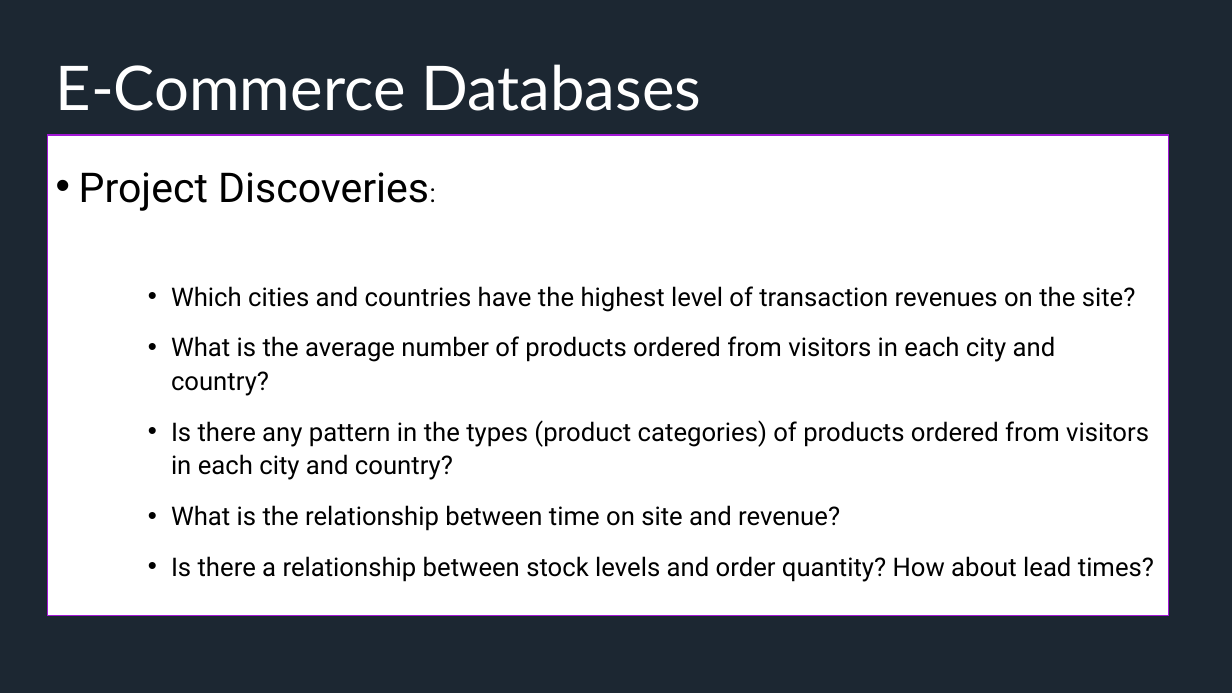
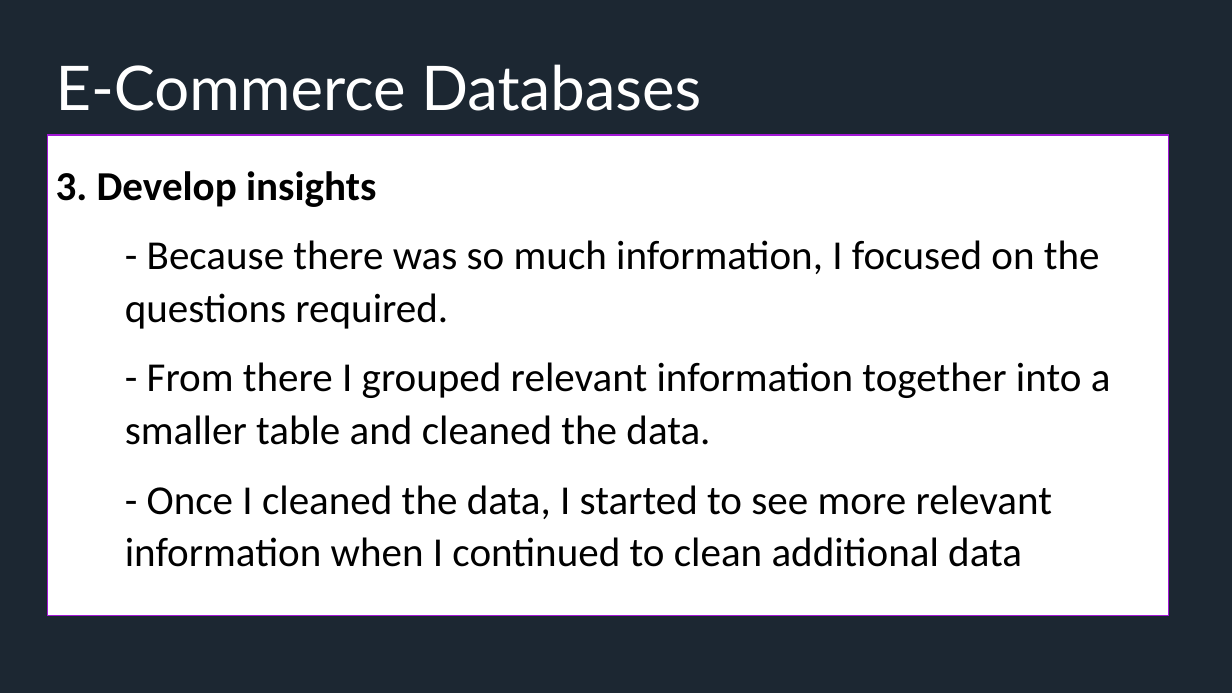
Before and after one commit to latleger/SQL-Project, a slide deck: slide 4 of presentation.pptx. Drawn at 1232x693 pixels with LibreOffice and Linux fonts; fonts in the diff are those of the drawing. Boxes give left, top, right and bottom in pixels: in the first picture for what was removed or moved away, otherwise in the second. Text is boxed around its words. In the diff, an @@ line names an element or a change of style, - is before the commit and + after.

```diff
--- a/presentation.pptx
+++ b/presentation.pptx
@@ text at (56, 171, 1111, 567): text changed; size 20 to 32 pt; font Roboto to Calibri @@
-• Project Discoveries:
-    • Which cities and countries have the highest level of transaction revenues on the site?
-    • What is the average number of products ordered from visitors in each city and country?
-    • Is there any pattern in the types (product categories) of products ordered from visitors in each city and country?
-    • What is the relationship between time on site and revenue?
-    • Is there a relationship between stock levels and order quantity? How about lead times?
+3. Develop insights
+  - Because there was so much information, I focused on the questions required.
+  - From there I grouped relevant information together into a smaller table and cleaned the data.
+  - Once I cleaned the data, I started to see more relevant information when I continued to clean additional data
```
Also in this commit, not shown: 3 other slides changed.
